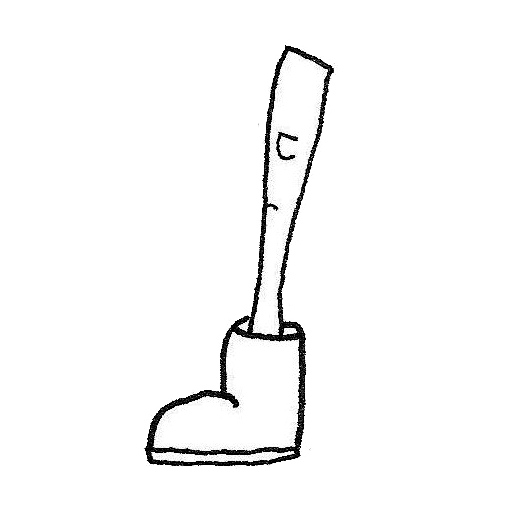
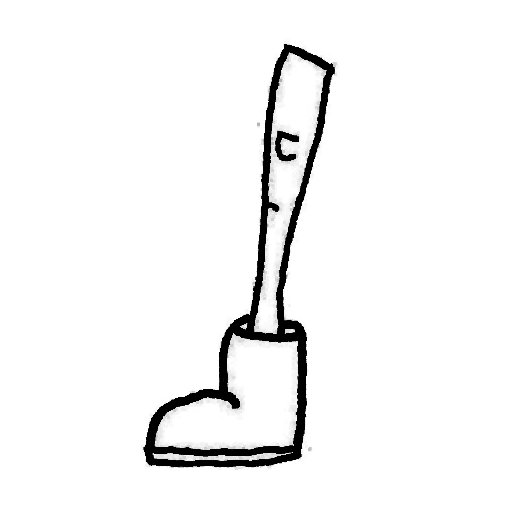
Comparing the layer stacks of the two w=512, h=512 images. Changes:
painted on "Layer 1" over (141, 38, 339, 471)
